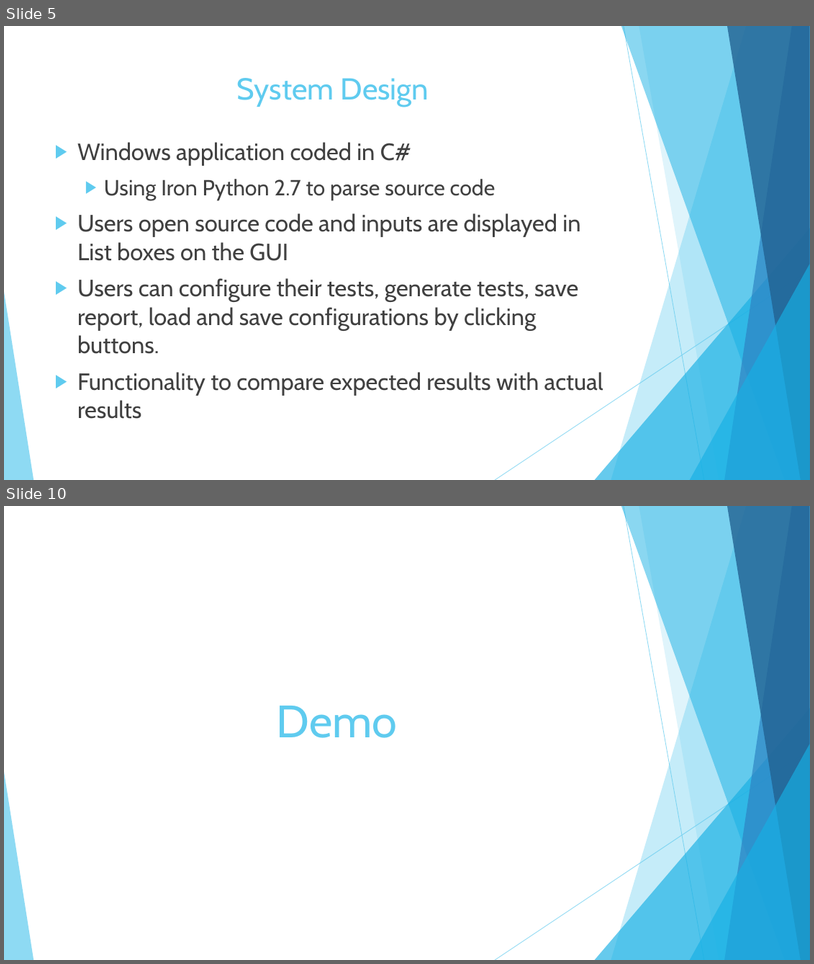
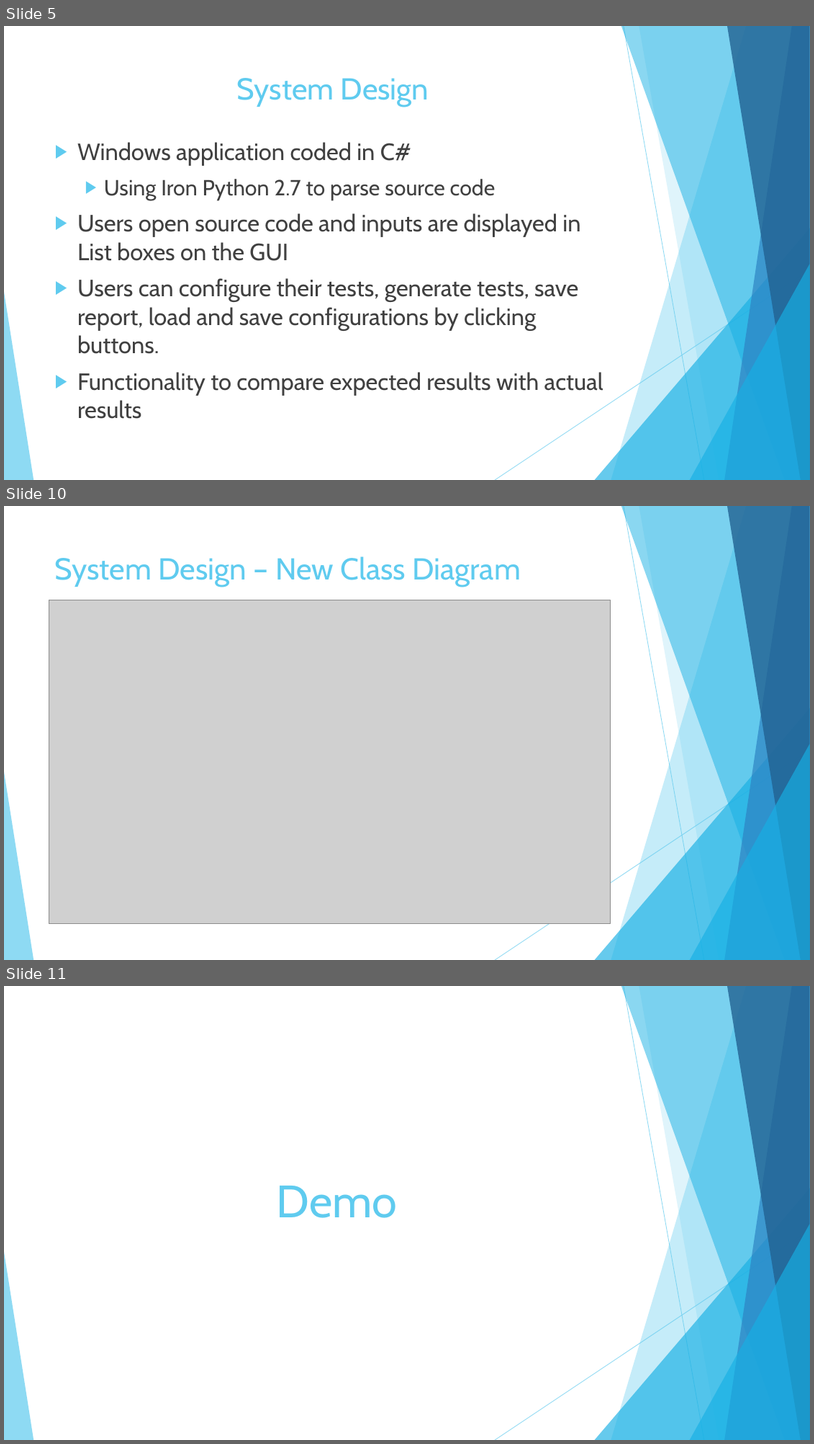
Before and after one commit to cynorfleet/Software-Engineering, a slide deck: DeliveryFiles/Presentations/Final Presentation.pptx. Shown one above the other, each under a label of ours: slides 5 and 10 before the commit, slides 5, 10 and 11 after it; the slides between them are not shown. The pictures are 814x964 and 814x1444 pixels, drawn with LibreOffice and Linux fonts; fonts in the diff are those of the drawing; grey boxes stand for pictures. Boxes give left, top, right and bottom in pixels: in the first picture for what was removed or moved away, otherwise in the second. Text is boxed around its words. In the diff, an @@ line names an element or a change of style, - is before the commit and + after.

Commit message:
changed slides a bit. New class diagram to accurately represent the application

```diff
--- a/DeliveryFiles/Presentations/Final Presentation.pptx
+++ b/DeliveryFiles/Presentations/Final Presentation.pptx
@@ slide 10 added at (x1=4, y1=506, x2=810, y2=960), background #FFFFFF; not listed: 10 template elements that a slide beside it also shows @@
@@ title added at (x1=55, y1=556, x2=521, y2=587), 36 pt, text #5FCBEF @@
+System Design – New Class Diagram
@@ picture added at (x1=49, y1=600, x2=611, y2=924) @@
@@ what was slide 10 is now slide 11 @@
```
Also in this commit, not shown: 4 slides changed, 39 other files.
